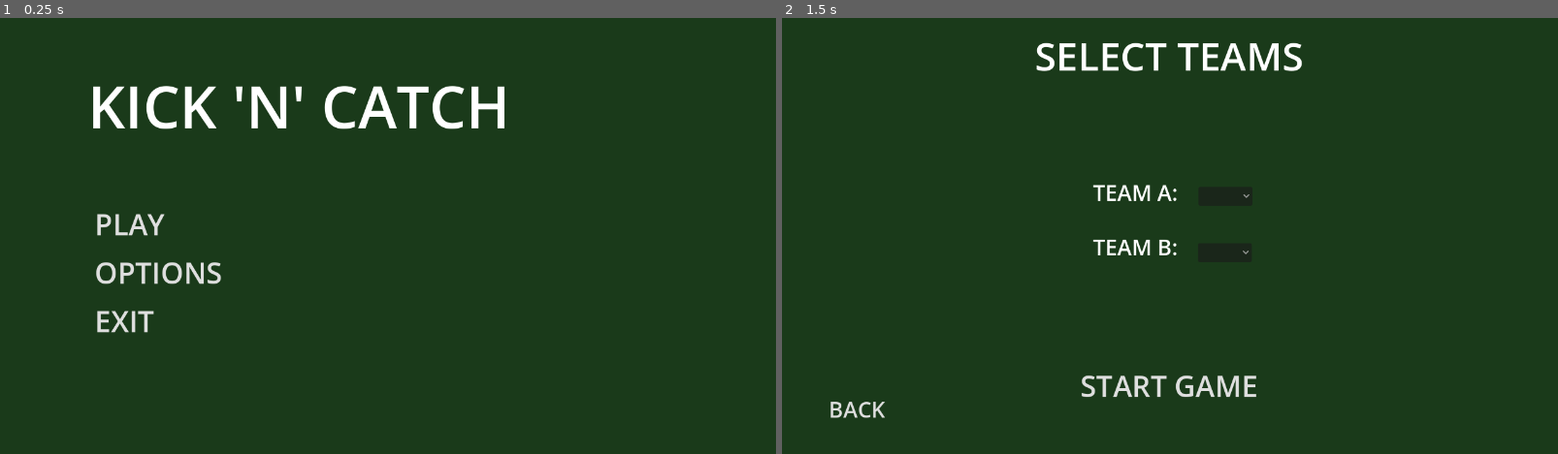
Above: before the commit, frames 1-2 (left to right).
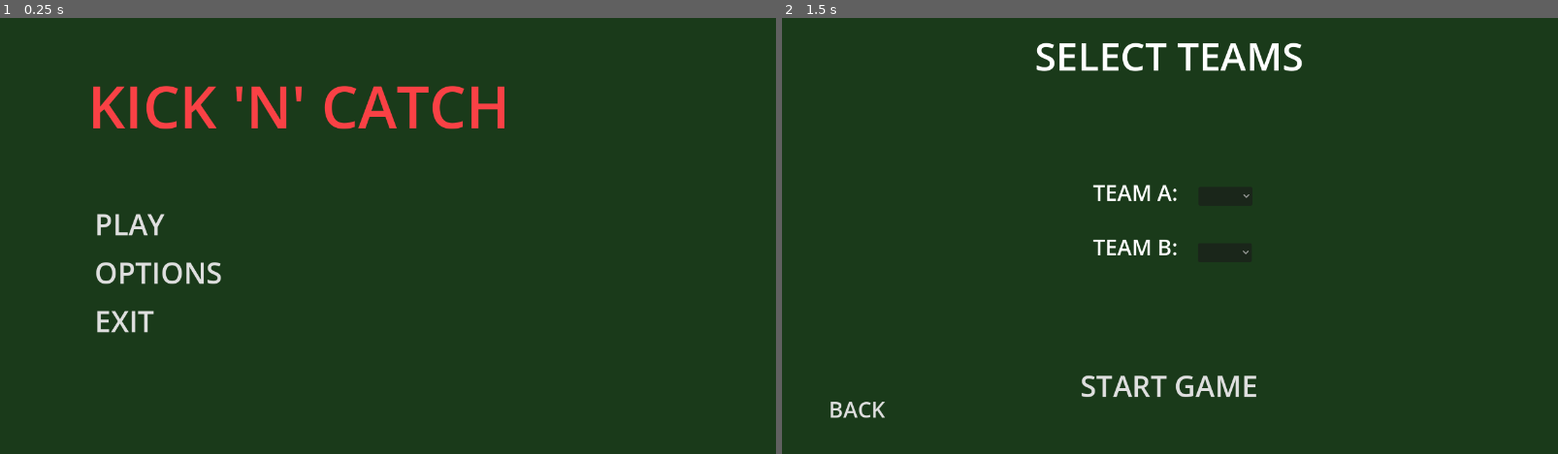
Above: after the commit, the same moments.

Repository: DockerSox/kick-n-catchv3
Game: Godot game, scene res://Scenes/title.tscn
Same seed, same stepped clock (60 frames per second), same inputs: the game is played once before the commit and once after it.
Inputs:
- Up to frame 1 (0.25 s): no input
- Up to frame 2 (1.5 s): click "OPTIONS" at 0.5 s; click "PLAY" at 1.25 s

The runs differ from the first frame. In frame 1, 1.9% of the frame differs, in the area x 12-65%, y 15-26%; in frame 2, nothing differs.

Commit message:
pitch scene and script added

Diff:
--- /dev/null
+++ b/Scenes/pitch.tscn
@@ -0,0 +1,158 @@
+[gd_scene format=3 uid="uid://bralo5ce6icn5"]
+
+[ext_resource type="Script" uid="uid://dxqlpjvgx1d28" path="res://Scripts/pitch.gd" id="1_2dmjp"]
+[ext_resource type="PackedScene" uid="uid://ccjof2rady12g" path="res://Scenes/unit.tscn" id="1_p7quv"]
+
+[node name="Pitch" type="Node2D" unique_id=1118211447]
+script = ExtResource("1_2dmjp")
+
+[node name="Camera2D" type="Camera2D" parent="." unique_id=26957189]
+position = Vector2(1200, 450)
+zoom = Vector2(1.8, 1.8)
+
+[node name="PitchBackground" type="ColorRect" parent="." unique_id=527676526]
+offset_right = 2400.0
+offset_bottom = 900.0
+color = Color(0.1764706, 0.3529412, 0.105882354, 1)
+
+[node name="PitchLines" type="Node2D" parent="." unique_id=517201835]
+
+[node name="GoalSquareA" type="ColorRect" parent="." unique_id=376480223]
+offset_left = 50.0
+offset_top = 300.0
+offset_right = 250.0
+offset_bottom = 600.0
+color = Color(0.53333336, 0.53333336, 1, 0.26666668)
+
+[node name="GoalSquareB" type="ColorRect" parent="." unique_id=1538904152]
+offset_left = 2150.0
+offset_top = 300.0
+offset_right = 2350.0
+offset_bottom = 600.0
+color = Color(1, 0.53333336, 0.53333336, 0.26666668)
+
+[node name="UnitsA" type="Node2D" parent="." unique_id=317694147]
+
+[node name="UnitA_Centre" parent="UnitsA" unique_id=253754495 instance=ExtResource("1_p7quv")]
+role = "centre"
+unit_color = Color(0.41568628, 0.050980393, 0.6784314, 1)
+
+[node name="UnitA_Goalie" parent="UnitsA" unique_id=437234748 instance=ExtResource("1_p7quv")]
+role = "goalie"
+unit_color = Color(0.41568628, 0.050980393, 0.6784314, 1)
+
+[node name="UnitA_Winger" parent="UnitsA" unique_id=1537416200 instance=ExtResource("1_p7quv")]
+role = "winger"
+unit_color = Color(0.41568628, 0.050980393, 0.6784314, 1)
+
+[node name="UnitA_Attack" parent="UnitsA" unique_id=2100682804 instance=ExtResource("1_p7quv")]
+role = "attack"
+unit_color = Color(0.41568628, 0.050980393, 0.6784314, 1)
+
+[node name="UnitA_Defence" parent="UnitsA" unique_id=942171356 instance=ExtResource("1_p7quv")]
+role = "defence"
+unit_color = Color(0.41568628, 0.050980393, 0.6784314, 1)
+
+[node name="UnitsB" type="Node2D" parent="." unique_id=556849350]
+
+[node name="UnitB_Centre" parent="UnitsB" unique_id=1897257026 instance=ExtResource("1_p7quv")]
+team = "B"
+role = "centre"
+unit_color = Color(0.8, 0.26666668, 0.8, 1)
+
+[node name="UnitB_Goalie" parent="UnitsB" unique_id=1294043275 instance=ExtResource("1_p7quv")]
+team = "B"
+role = "goalie"
+unit_color = Color(0.8, 0.26666668, 0.8, 1)
+
+[node name="UnitB_Winger" parent="UnitsB" unique_id=585997653 instance=ExtResource("1_p7quv")]
+team = "B"
+role = "winger"
+unit_color = Color(0.8, 0.26666668, 0.8, 1)
+
+[node name="UnitB_Attack" parent="UnitsB" unique_id=1892459557 instance=ExtResource("1_p7quv")]
+team = "B"
+role = "attack"
+unit_color = Color(0.8, 0.26666668, 0.8, 1)
+
+[node name="UnitB_Defence" parent="UnitsB" unique_id=11078722 instance=ExtResource("1_p7quv")]
+team = "B"
+role = "defense"
+unit_color = Color(0.8, 0.26666668, 0.8, 1)
+
+[node name="Crosshair" type="Node2D" parent="." unique_id=1800313787]
+
+[node name="UI" type="CanvasLayer" parent="." unique_id=1128041651]
+
+[node name="ScoreLabel" type="Label" parent="UI" unique_id=1484671782]
+anchors_preset = 5
+anchor_left = 0.5
+anchor_right = 0.5
+offset_left = -60.0
+offset_top = 10.0
+offset_right = 35.0
+offset_bottom = 77.0
+grow_horizontal = 2
+theme_override_font_sizes/font_size = 48
+text = "0 - 0"
+
+[node name="PauseButton" type="Button" parent="UI" unique_id=202375935]
+offset_left = 1200.0
+offset_top = 10.0
+offset_right = 1230.0
+offset_bottom = 68.0
+theme_override_font_sizes/font_size = 36
+text = "II"
+flat = true
+
+[node name="PauseMenu" type="Control" parent="UI" unique_id=1056638519]
+layout_mode = 3
+anchors_preset = 0
+offset_right = 40.0
+offset_bottom = 40.0
+
+[node name="ColorRect" type="ColorRect" parent="UI/PauseMenu" unique_id=1924741662]
+layout_mode = 0
+offset_right = 1280.0
+offset_bottom = 720.0
+color = Color(0, 0, 0, 0.42745098)
+
+[node name="Label" type="Label" parent="UI/PauseMenu" unique_id=1359814086]
+layout_mode = 0
+offset_left = 140.0
+offset_top = 120.0
+offset_right = 387.0
+offset_bottom = 208.0
+theme_override_colors/font_color = Color(0.9764706, 0.25490198, 0.27058825, 1)
+theme_override_font_sizes/font_size = 64
+text = "PAUSED"
+
+[node name="ResumeButton" type="Button" parent="UI/PauseMenu" unique_id=739104657]
+layout_mode = 0
+offset_left = 140.0
+offset_top = 300.0
+offset_right = 339.0
+offset_bottom = 375.0
+theme_override_font_sizes/font_size = 48
+text = "RESUME"
+flat = true
+
+[node name="OptionsButton" type="Button" parent="UI/PauseMenu" unique_id=578011917]
+layout_mode = 0
+offset_left = 140.0
+offset_top = 400.0
+offset_right = 359.0
+offset_bottom = 475.0
+theme_override_font_sizes/font_size = 48
+text = "OPTIONS"
+flat = true
+
+[node name="QuitButton" type="Button" parent="UI/PauseMenu" unique_id=911400685]
+layout_mode = 0
+offset_left = 140.0
+offset_top = 500.0
+offset_right = 263.0
+offset_bottom = 575.0
+theme_override_font_sizes/font_size = 48
+text = "QUIT"
+flat = true
--- a/Scenes/title.tscn
+++ b/Scenes/title.tscn
@@ -21,7 +21,7 @@
 offset_top = 79.0
 offset_right = 841.0
 offset_bottom = 211.0
-theme_override_colors/font_color = Color(1, 1, 1, 1)
+theme_override_colors/font_color = Color(0.9764706, 0.25490198, 0.27058825, 1)
 theme_override_font_sizes/font_size = 96
 text = "KICK 'N' CATCH"
 
@@ -32,7 +32,7 @@
 offset_right = 276.0
 offset_bottom = 378.0
 theme_override_colors/font_color = Color(0.875, 0.875, 0.875, 1)
-theme_override_colors/font_focus_color = Color(0.9490196, 0.16078432, 0.21568628, 1)
+theme_override_colors/font_focus_color = Color(0.9764706, 0.25490198, 0.27058825, 1)
 theme_override_font_sizes/font_size = 48
 text = "PLAY"
 flat = true
@@ -44,7 +44,7 @@
 offset_right = 371.0
 offset_bottom = 458.0
 theme_override_colors/font_color = Color(0.875, 0.875, 0.875, 1)
-theme_override_colors/font_focus_color = Color(0.9490196, 0.16078432, 0.21568628, 1)
+theme_override_colors/font_focus_color = Color(0.9764706, 0.25490198, 0.27058825, 1)
 theme_override_font_sizes/font_size = 48
 text = "OPTIONS"
 flat = true
@@ -56,7 +56,7 @@
 offset_right = 258.0
 offset_bottom = 538.0
 theme_override_colors/font_color = Color(0.875, 0.875, 0.875, 1)
-theme_override_colors/font_focus_color = Color(0.9490196, 0.16078432, 0.21568628, 1)
+theme_override_colors/font_focus_color = Color(0.9764706, 0.25490198, 0.27058825, 1)
 theme_override_font_sizes/font_size = 48
 text = "EXIT"
 flat = true
--- /dev/null
+++ b/Scripts/pitch.gd
@@ -0,0 +1,163 @@
+extends Node2D
+
+# --- Node references ---
+@onready var units_a: Node2D = $UnitsA
+@onready var units_b: Node2D = $UnitsB
+@onready var crosshair: Node2D = $Crosshair
+@onready var score_label: Label = $UI/ScoreLabel
+@onready var pause_menu: Control = $PauseMenu
+@onready var camera: Camera2D = $Camera2D
+@onready var goal_square_a: ColorRect = $GoalSquareA
+@onready var goal_square_b: ColorRect = $GoalSquareB
+
+# --- Game state ---
+var attacking_team: String = "A"
+var aiming_unit: Node2D = null
+var all_units_a: Array = []
+var all_units_b: Array = []
+
+# Pitch dimensions
+const PITCH_W: float = 2400.0
+const PITCH_H: float = 900.0
+
+# Team A attacks left goal square, starts on right half
+# Team B attacks right goal square, starts on left half
+const POSITIONS_A: Dictionary = {
+	"centre":  Vector2(1200, 450),
+	"goalie":  Vector2(250, 450),
+	"winger":  Vector2(800, 150),
+	"defence":     Vector2(900, 450),
+	"attack":     Vector2(600, 450)
+}
+const POSITIONS_B: Dictionary = {
+	"centre":  Vector2(1200, 450),
+	"goalie":  Vector2(2150, 450),
+	"winger":  Vector2(1600, 750),
+	"defence":     Vector2(1500, 450),
+	"attack":     Vector2(1800, 450)
+}
+
+func _ready() -> void:
+	# Collect unit arrays
+	all_units_a = units_a.get_children()
+	all_units_b = units_b.get_children()
+
+	# Position all units
+	for unit in all_units_a:
+		unit.position = POSITIONS_A.get(unit.role, Vector2(800, 1200))
+	for unit in units_b.get_children():
+		unit.position = POSITIONS_B.get(unit.role, Vector2(800, 1200))
+
+	# Set goalie constraints
+	_set_goalie_bounds()
+
+	# Connect pause button
+	$UI/PauseButton.pressed.connect(_on_pause)
+	$PauseMenu/ResumeButton.pressed.connect(_on_resume)
+	$PauseMenu/QuitButton.pressed.connect(_on_quit)
+
+	# Determine attacking team from GameState
+	attacking_team = GameState.attacking_team if GameState.attacking_team != "" else "A"
+
+	# Start the game
+	_set_aiming_unit(_get_centre_unit(attacking_team))
+	_update_score()
+
+func _set_goalie_bounds() -> void:
+	for unit in all_units_a + all_units_b:
+		if unit.role == "goalie":
+			var sq: ColorRect = goal_square_a if unit.team == "A" else goal_square_b
+			unit.constrained = true
+			unit.bounds_rect = Rect2(sq.position, sq.size)
+
+func _get_centre_unit(team: String) -> Node2D:
+	var arr: Array = all_units_a if team == "A" else all_units_b
+	for unit in arr:
+		if unit.role == "centre":
+			return unit
+	return arr[0]
+
+func _set_aiming_unit(unit: Node2D) -> void:
+	# Clear previous aiming unit
+	if aiming_unit != null:
+		aiming_unit.set_as_aiming(false)
+	aiming_unit = unit
+	aiming_unit.set_as_aiming(true)
+	# Move camera toward aiming unit
+	camera.position = aiming_unit.position
+	# Activate crosshair at aiming unit's position
+	crosshair.position = aiming_unit.position
+	crosshair.activate(aiming_unit)
+
+func _update_score() -> void:
+	score_label.text = str(GameState.score_a) + " - " + str(GameState.score_b)
+
+func _on_pause() -> void:
+	get_tree().paused = true
+	pause_menu.visible = true
+
+func _on_resume() -> void:
+	get_tree().paused = false
+	pause_menu.visible = false
+
+func _on_quit() -> void:
+	get_tree().paused = false
+	GameState.go_to_scene("res://Scenes/title.tscn")
+
+# Called by Crosshair when a kick resolves
+func on_kick_resolved(winning_team: String, resolve_position: Vector2) -> void:
+	attacking_team = winning_team
+	GameState.attacking_team = winning_team
+
+	# Check if resolved position is inside a goal square
+	var goal_a_rect: Rect2 = Rect2(goal_square_a.position, goal_square_a.size)
+	var goal_b_rect: Rect2 = Rect2(goal_square_b.position, goal_square_b.size)
+
+	if winning_team == "A" and goal_a_rect.has_point(resolve_position):
+		_score_goal("A")
+		return
+	elif winning_team == "B" and goal_b_rect.has_point(resolve_position):
+		_score_goal("B")
+		return
+
+	# Find the new aiming unit — nearest on winning team to resolve_position
+	var winning_units: Array = all_units_a if winning_team == "A" else all_units_b
+	var nearest: Node2D = null
+	var nearest_dist: float = INF
+	for unit in winning_units:
+		var d: float = unit.position.distance_to(resolve_position)
+		if d < nearest_dist:
+			nearest_dist = d
+			nearest = unit
+	_set_aiming_unit(nearest)
+
+func _score_goal(team: String) -> void:
+	if team == "A":
+		GameState.score_a += 1
+	else:
+		GameState.score_b += 1
+	_update_score()
+
+	if GameState.score_a >= 2 or GameState.score_b >= 2:
+		_end_match()
+	else:
+		# Reset positions and restart
+		await get_tree().create_timer(1.5).timeout
+		_reset_positions()
+
+func _reset_positions() -> void:
+	for unit in all_units_a:
+		unit.position = POSITIONS_A.get(unit.role, Vector2(800, 1200))
+	for unit in all_units_b:
+		unit.position = POSITIONS_B.get(unit.role, Vector2(800, 1200))
+	# Contest game to decide who attacks after reset
+	GameState.return_scene = "res://Scenes/pitch.tscn"
+	GameState.contest_reason = "kickoff"
+	GameState.go_to_scene("res://Scenes/main.tscn")
+
+func _end_match() -> void:
+	var winner: String = "Team A Wins!" if GameState.score_a >= 2 else "Team B Wins!"
+	# For now just go back to title after delay
+	await get_tree().create_timer(3.0).timeout
+	GameState.reset_score()
+	GameState.go_to_scene("res://Scenes/title.tscn")
Not shown, added: Scripts/pitch.gd.uid
